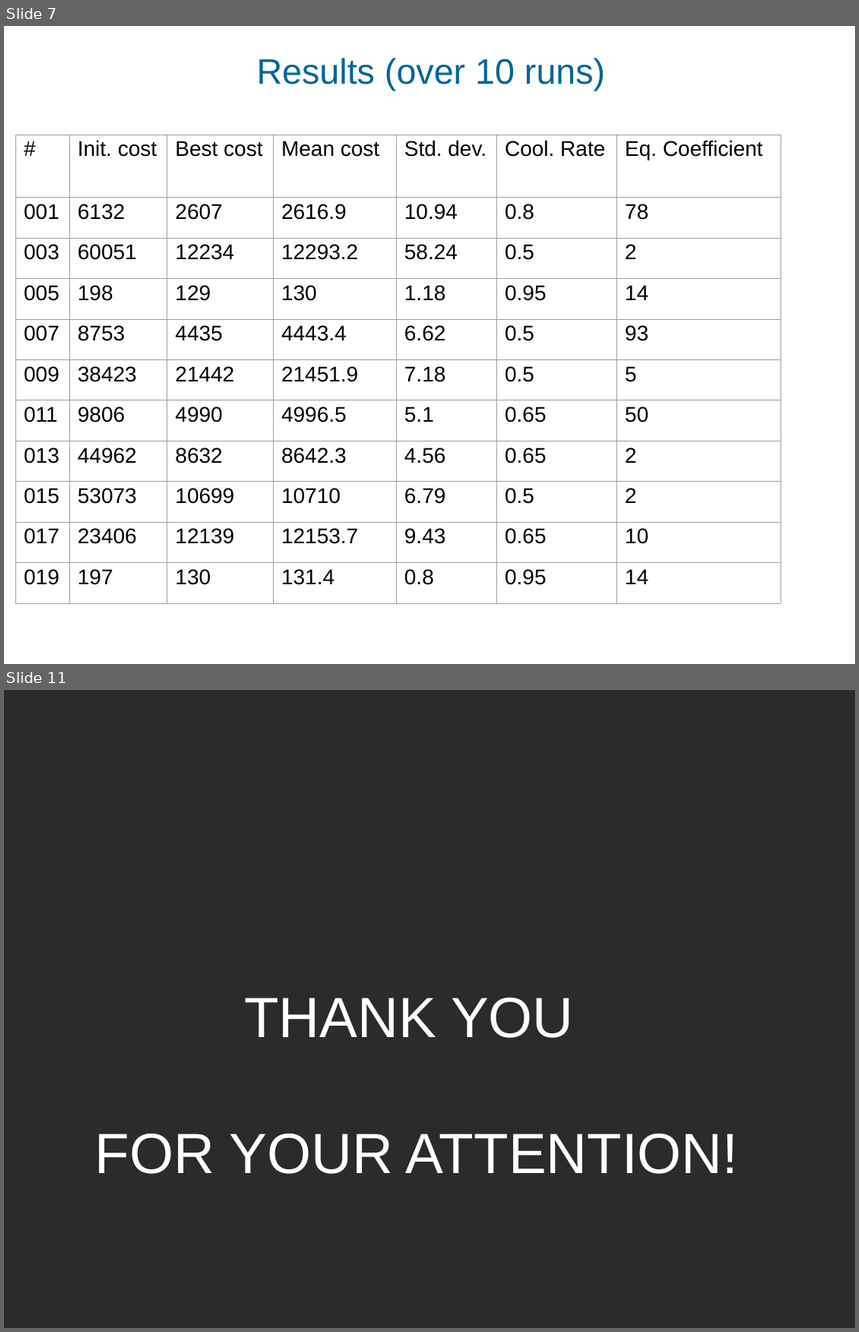
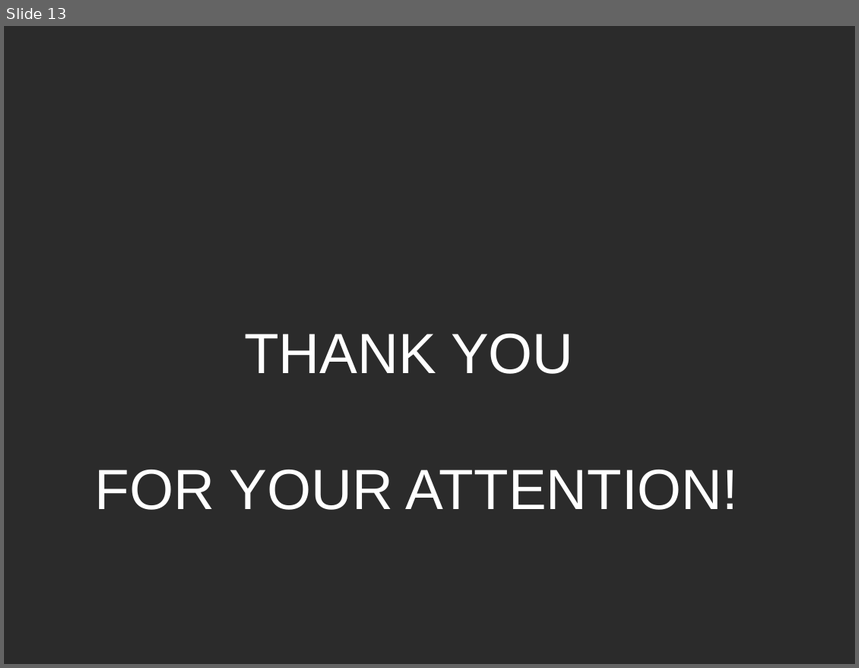
Before and after one commit to CatLassie/GDA2020, a slide deck: upwarddrawing.ppt. Shown one above the other, each under a label of ours: slides 7 and 11 before the commit, slide 13 after it; the slides between them are not shown. The pictures are 859x1332 and 859x668 pixels, drawn with LibreOffice and Linux fonts; fonts in the diff are those of the drawing; background and template pictures are left out; a plain dark background stands for a picture behind light text. Boxes give left, top, right and bottom in pixels: in the first picture for what was removed or moved away, otherwise in the second. Text is boxed around its words. In the diff, an @@ line names an element or a change of style, - is before the commit and + after.

```diff
--- a/upwarddrawing.ppt
+++ b/upwarddrawing.ppt
@@ slide 7 removed at <box>4,26,855,664</box>, background picture (left out) @@
@@ text removed at <box>257,58,605,91</box> @@
-Results (over 10 runs)
@@ table removed at <box>15,135,780,604</box>, 11 rows, 7 columns @@
-# | Init. cost | Best cost | Mean cost | Std. dev. | Cool. Rate | Eq. Coefficient
-001 | 6132 | 2607 | 2616.9 | 10.94 | 0.8 | 78
-003 | 60051 | 12234 | 12293.2 | 58.24 | 0.5 | 2
-005 | 198 | 129 | 130 | 1.18 | 0.95 | 14
-007 | 8753 | 4435 | 4443.4 | 6.62 | 0.5 | 93
-009 | 38423 | 21442 | 21451.9 | 7.18 | 0.5 | 5
-011 | 9806 | 4990 | 4996.5 | 5.1 | 0.65 | 50
-013 | 44962 | 8632 | 8642.3 | 4.56 | 0.65 | 2
-015 | 53073 | 10699 | 10710 | 6.79 | 0.5 | 2
-017 | 23406 | 12139 | 12153.7 | 9.43 | 0.65 | 10
-019 | 197 | 130 | 131.4 | 0.8 | 0.95 | 14
@@ what was slide 11 is now slide 13 @@
```
Also in this commit, not shown: 4 slides changed, 8 slides added, 5 other slides removed.
